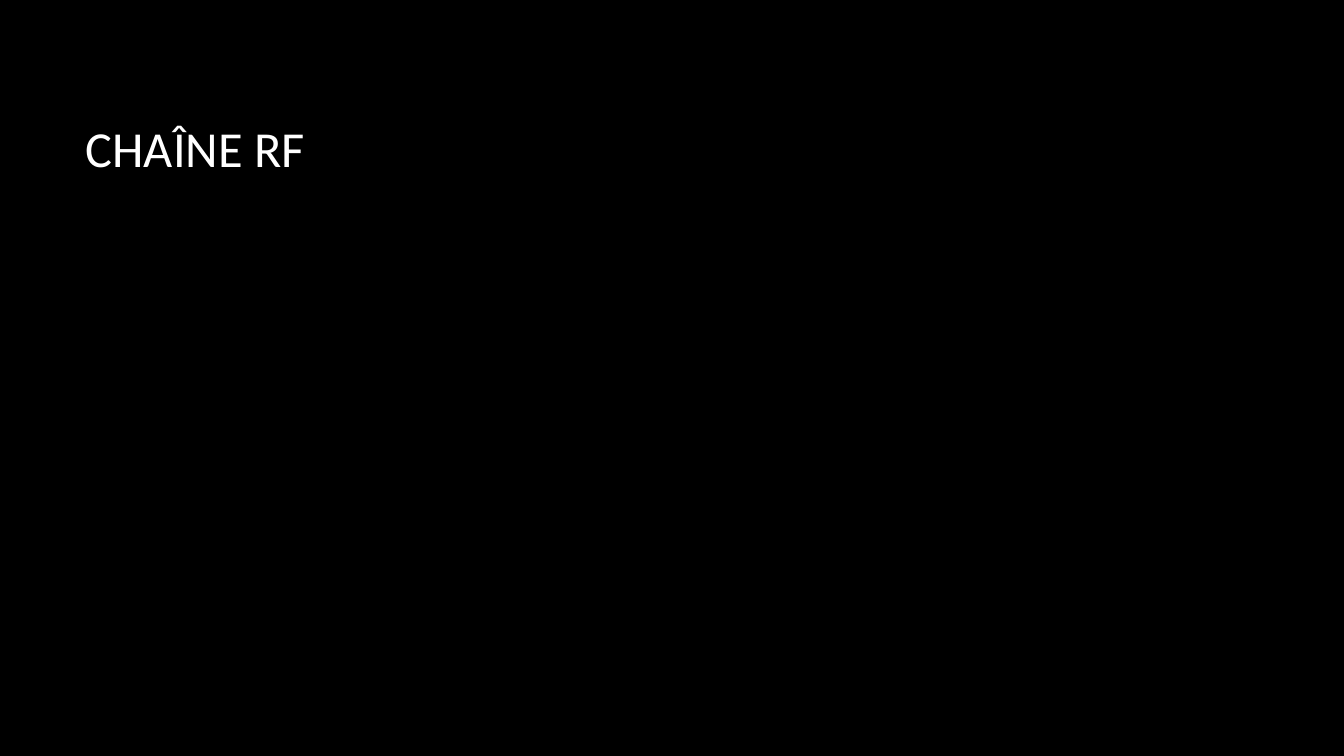
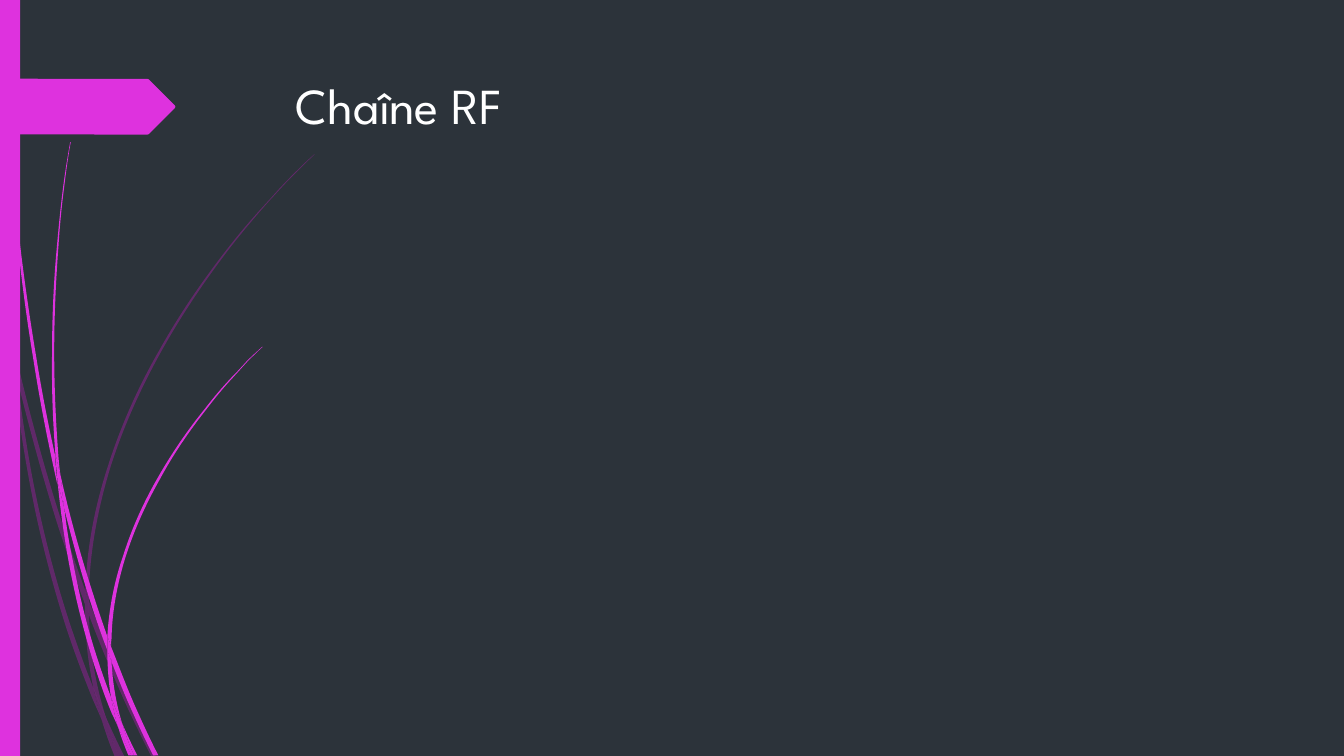
Before and after one commit to fisj2002/Projet_S6_Documentation, a slide deck: slide 3 of Présentation Finale – P3.pptx. Drawn at 1344x756 pixels with LibreOffice and Linux fonts; fonts in the diff are those of the drawing; background and template pictures are left out. Boxes give left, top, right and bottom in pixels: in the first picture for what was removed or moved away, otherwise in the second. Text is boxed around its words. In the diff, an @@ line names an element or a change of style, - is before the commit and + after.

```diff
--- a/Présentation Finale – P3.pptx
+++ b/Présentation Finale – P3.pptx
@@ background picture (left out) to #2C333A @@
@@ rectangle added at (0, 0, 20, 756), fill #DE32DE @@
@@ freeform shape added at (0, 79, 175, 134), fill #DE32DE @@
@@ title "Chaîne RF" at (296, 89, 502, 125): vertical alignment middle to top @@
@@ title at (296, 89, 502, 125): text changed; font Calibri to League Spartan @@
-CHAÎNE RF
+Chaîne RF
@@ group added at (0, 154, 315, 756): 10 freeform shapes @@
@@ group added at (3, 0, 262, 756): 12 freeform shapes @@
```
Also in this commit, not shown: 3 other slides changed, 4 slides added, 2 slides removed.
